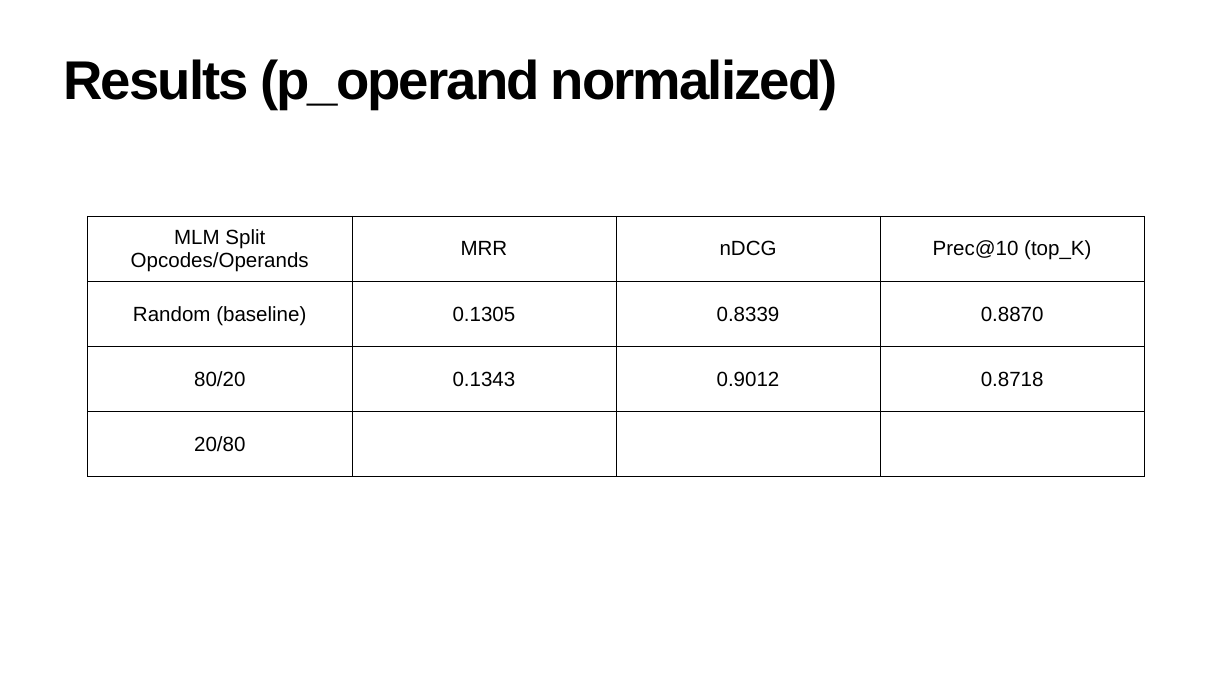
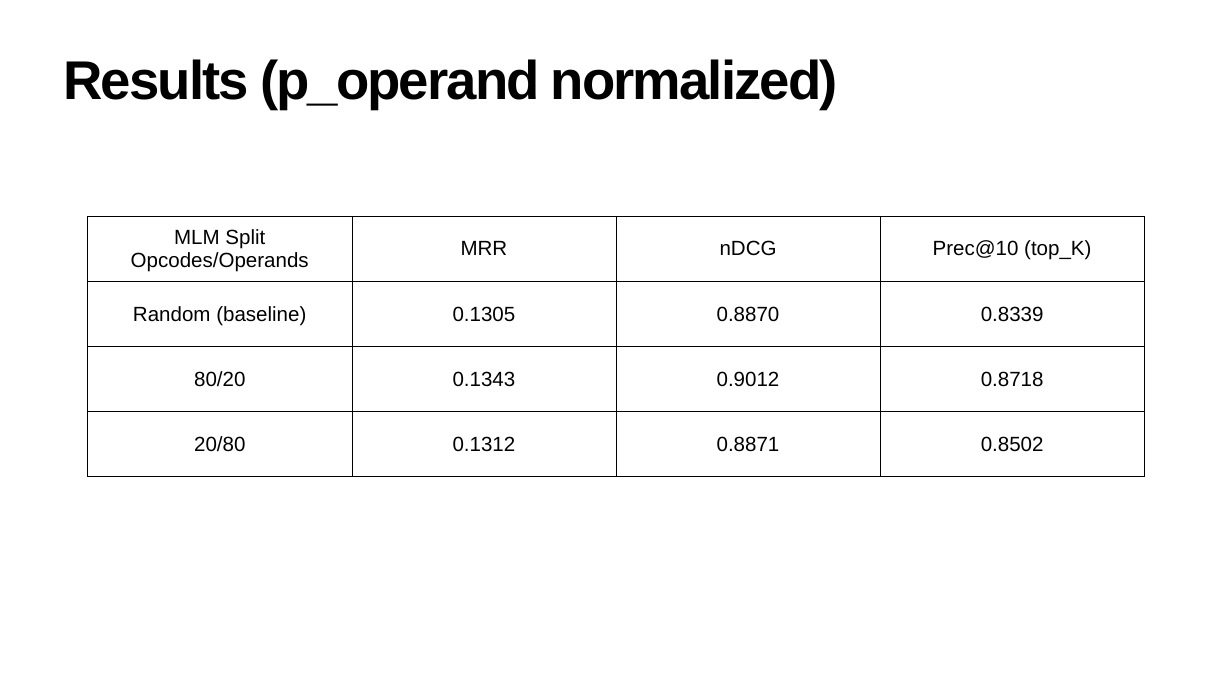
Before and after one commit to julig3ccd/BinAI, a slide deck: slide 15 of presentation/final_presentation.pptx. Drawn at 1232x693 pixels with LibreOffice and Linux fonts; fonts in the diff are those of the drawing. Boxes give left, top, right and bottom in pixels: in the first picture for what was removed or moved away, otherwise in the second. Text is boxed around its words. In the diff, an @@ line names an element or a change of style, - is before the commit and + after.

```diff
--- a/presentation/final_presentation.pptx
+++ b/presentation/final_presentation.pptx
@@ table at [88,216,1145,477] @@
-row 2, column 3: 0.8339
+row 2, column 3: 0.8870
-row 2, column 4: 0.8870
+row 2, column 4: 0.8339
-row 4: 20/80 |  |  | 
+row 4: 20/80 | 0.1312 | 0.8871 | 0.8502
```
Also in this commit, not shown: 1 other slide changed.
